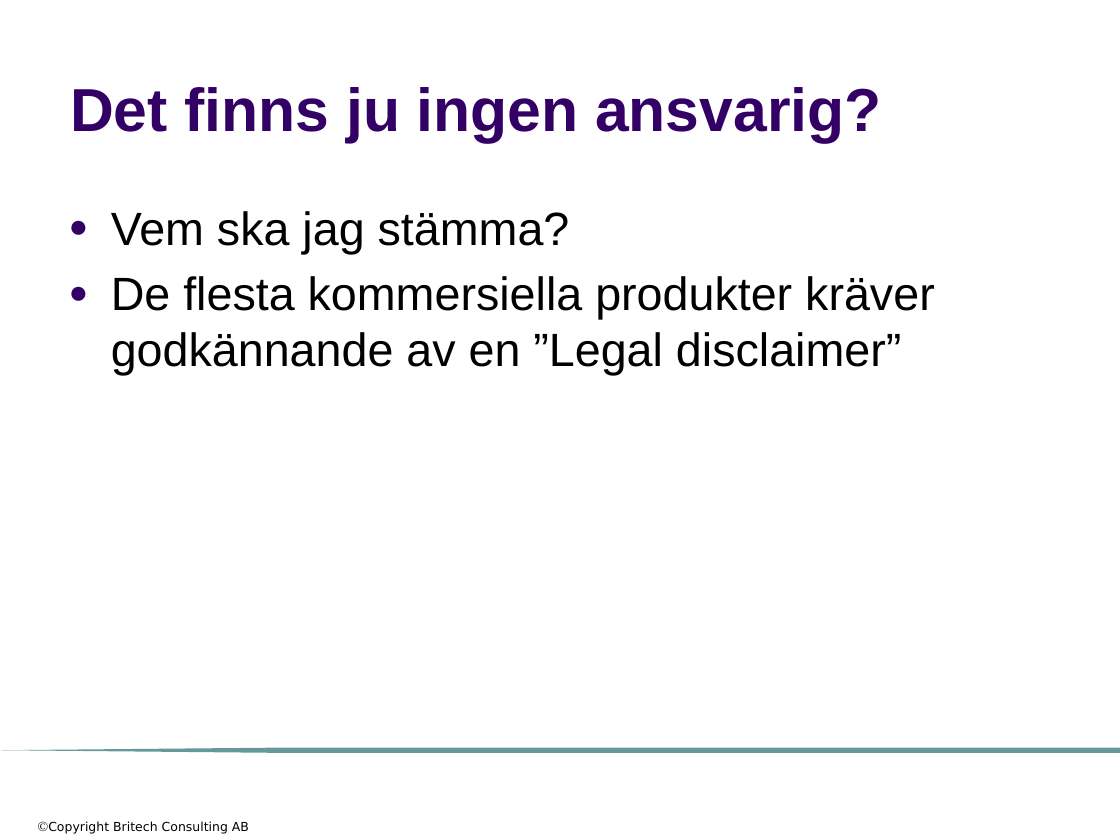
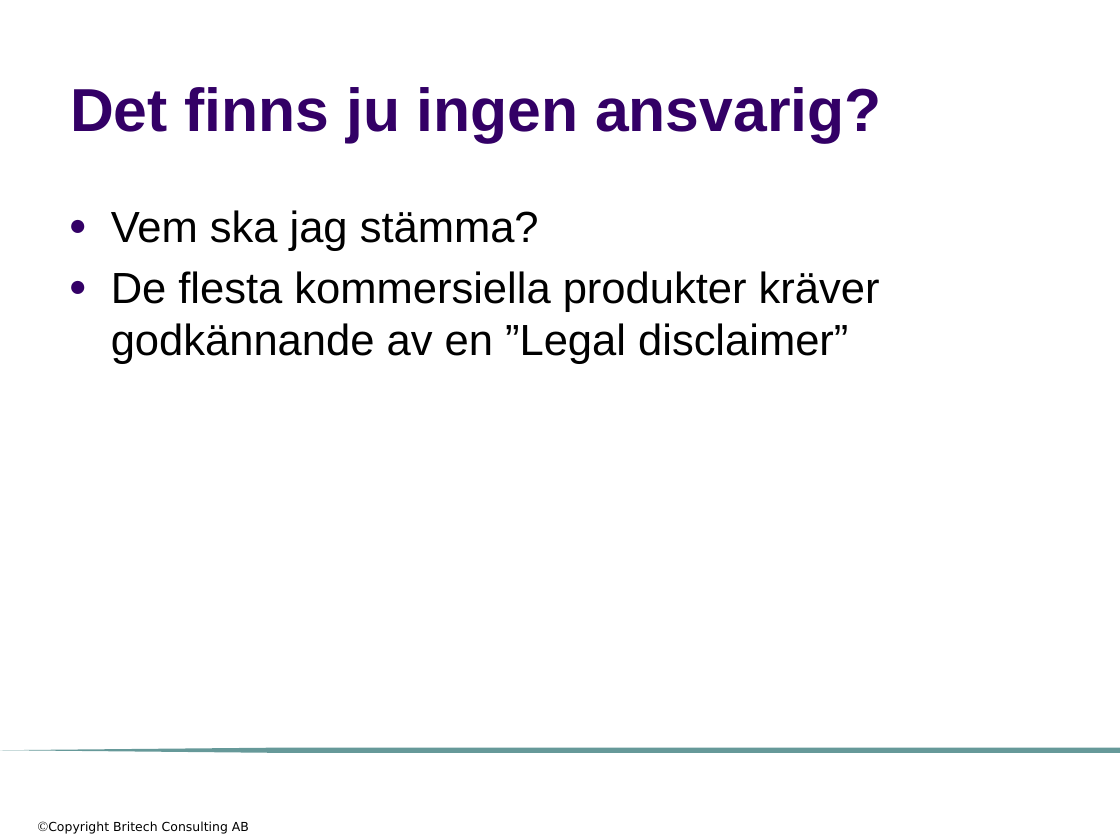
Before and after one commit to me97esn/groovyseminarium, a slide deck: slide 42 of groovyseminarie/dokument/open_source.pptx (slide 10 before the commit). Drawn at 1120x840 pixels with LibreOffice and Linux fonts; fonts in the diff are those of the drawing; background and template pictures are left out. Boxes give left, top, right and bottom in pixels: in the first picture for what was removed or moved away, otherwise in the second. Text is boxed around its words. In the diff, an @@ line names an element or a change of style, - is before the commit and + after.

```diff
--- a/groovyseminarie/dokument/open_source.pptx
+++ b/groovyseminarie/dokument/open_source.pptx
@@ text "Vem ska jag stämma?" at [111, 210, 880, 364]: size 30 to 28 pt @@
```
Also in this commit, not shown: 3 other slides changed, 34 slides added.
